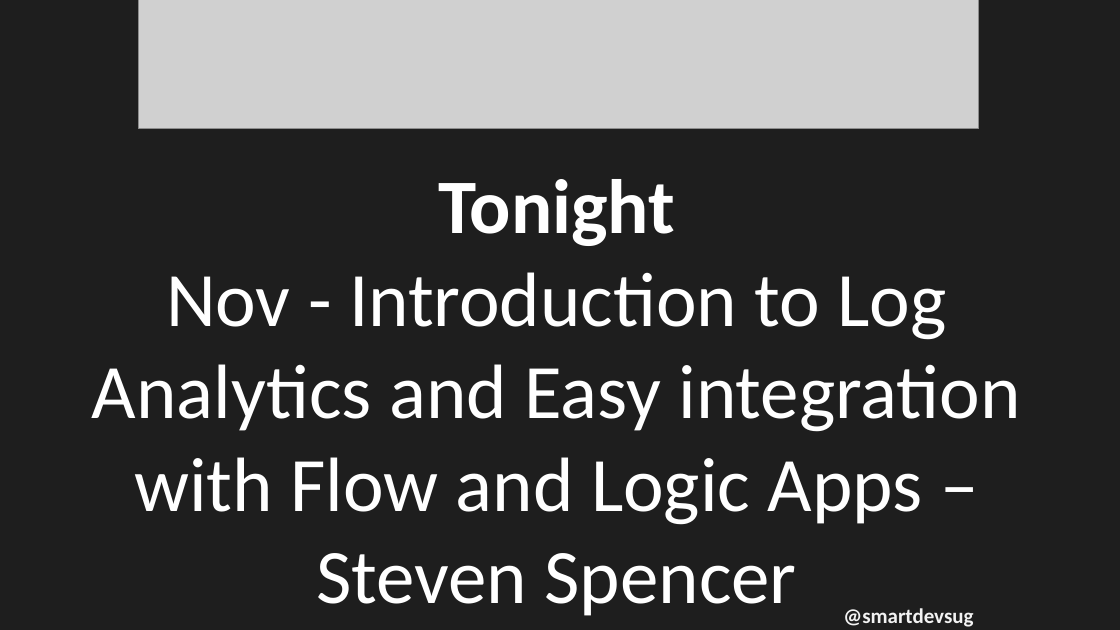
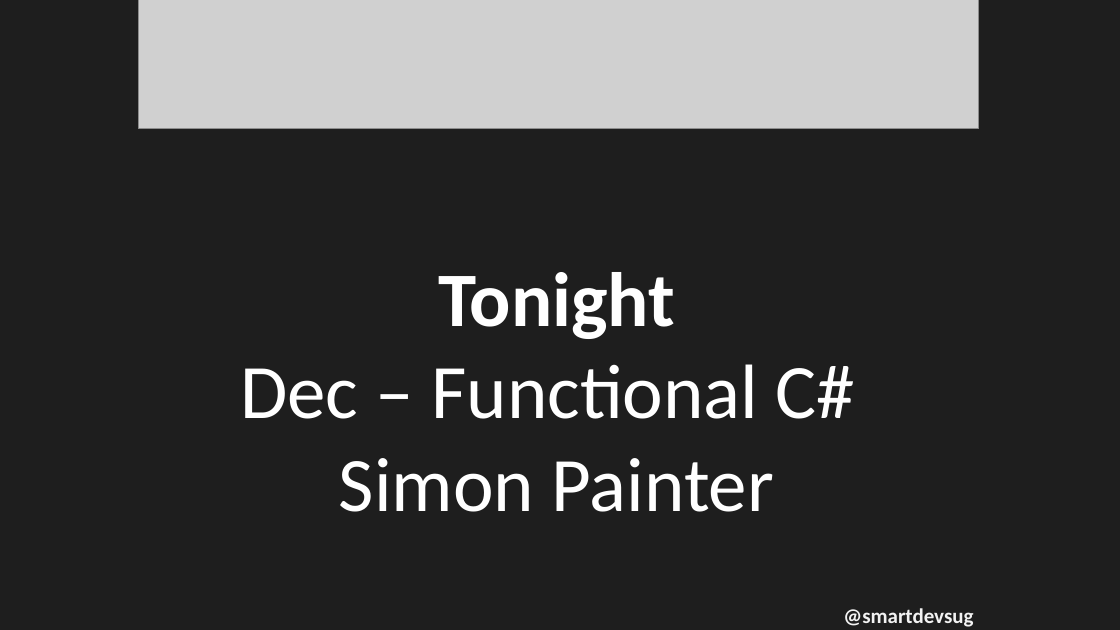
Before and after one commit to rippo/smartdevs, a slide deck: slide 7 of WelcomePresentation-SmartDevs.pptx (slide 8 before the commit). Drawn at 1120x630 pixels with LibreOffice and Linux fonts; fonts in the diff are those of the drawing; grey boxes stand for pictures. Boxes give left, top, right and bottom in pixels: in the first picture for what was removed or moved away, otherwise in the second. Text is boxed around its words. In the diff, an @@ line names an element or a change of style, - is before the commit and + after.

```diff
--- a/WelcomePresentation-SmartDevs.pptx
+++ b/WelcomePresentation-SmartDevs.pptx
@@ text at (240, 272, 855, 512): text changed @@
-Tonight
-Nov - Introduction to Log Analytics and Easy integration with Flow and Logic Apps – Steven Spencer
+Tonight
+Dec – Functional C#
+Simon Painter
```
Also in this commit, not shown: 1 other slide changed, 1 slide removed.
